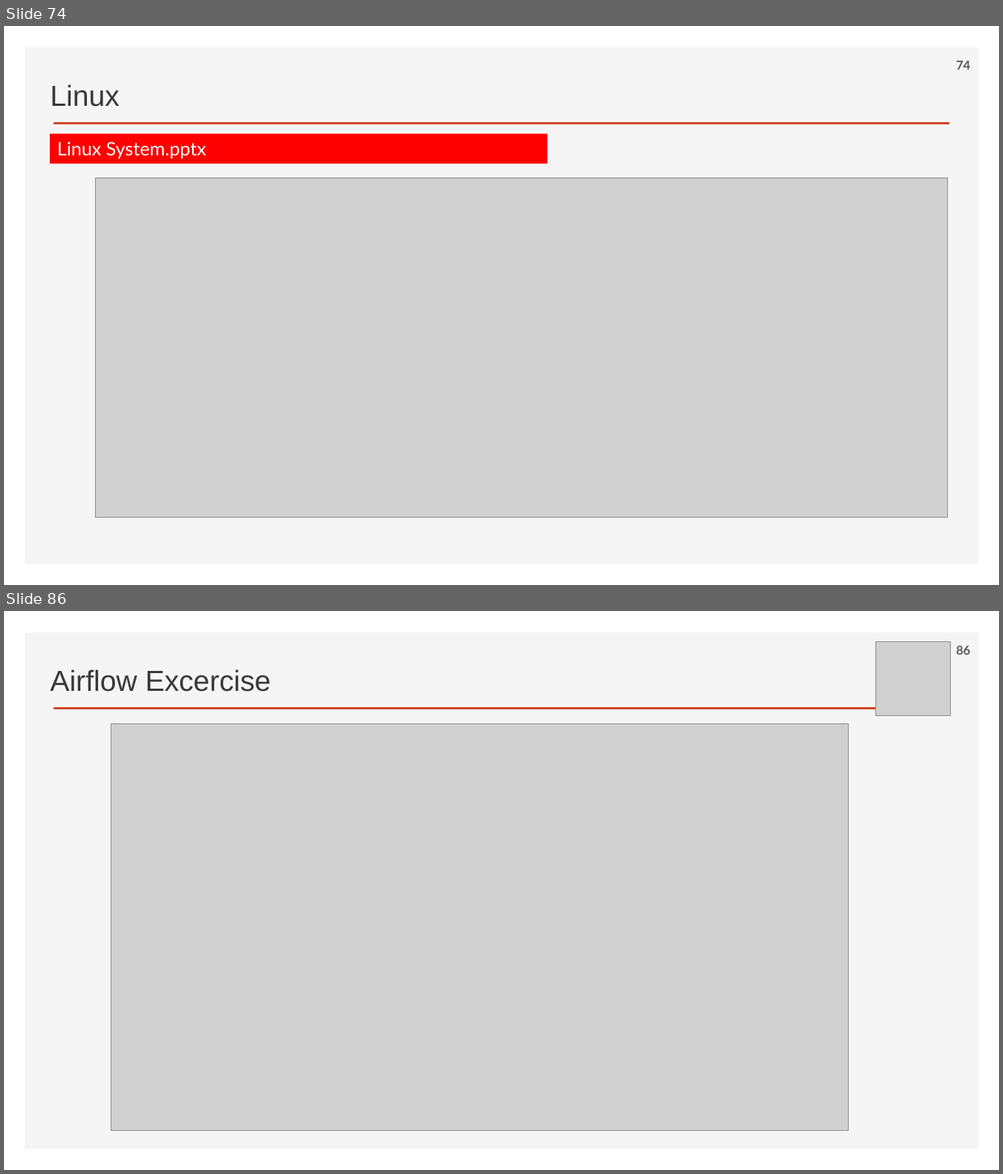
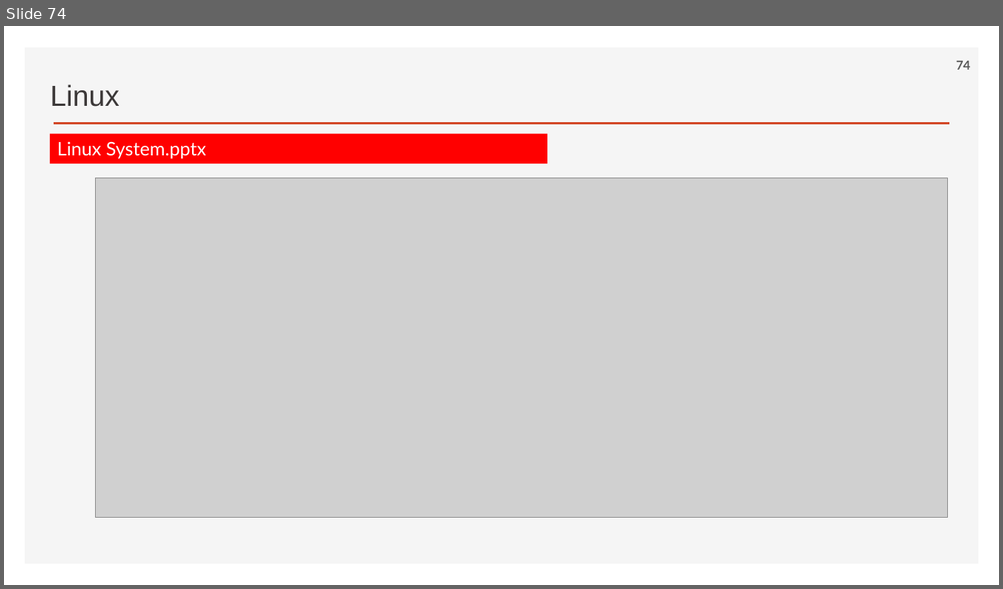
Before and after one commit to ancestor9/2026_Fall_AI-Workflow, a slide deck: PPTs/00_App Deployment.pptx. Shown one above the other, each under a label of ours: slides 74 and 86 before the commit, slide 74 after it; the slides between them are not shown. The pictures are 1003x1174 and 1003x589 pixels, drawn with LibreOffice and Linux fonts; fonts in the diff are those of the drawing; grey boxes stand for pictures; background and template pictures are left out. Boxes give left, top, right and bottom in pixels: in the first picture for what was removed or moved away, otherwise in the second. Text is boxed around its words. In the diff, an @@ line names an element or a change of style, - is before the commit and + after.

```diff
--- a/PPTs/00_App Deployment.pptx
+++ b/PPTs/00_App Deployment.pptx
@@ slide 86 removed at (4,611,999,1170), background #FFFFFF; not listed: 2 template elements that a slide beside it also shows @@
@@ picture removed at (876,641,950,716) @@
@@ page number removed at (956,646,970,655) @@
-86
@@ text removed at (50,669,271,692) @@
-Airflow Excercise
@@ picture removed at (111,723,848,1131) @@
```
Also in this commit, not shown: 1 slide changed, 18 other slides removed.
